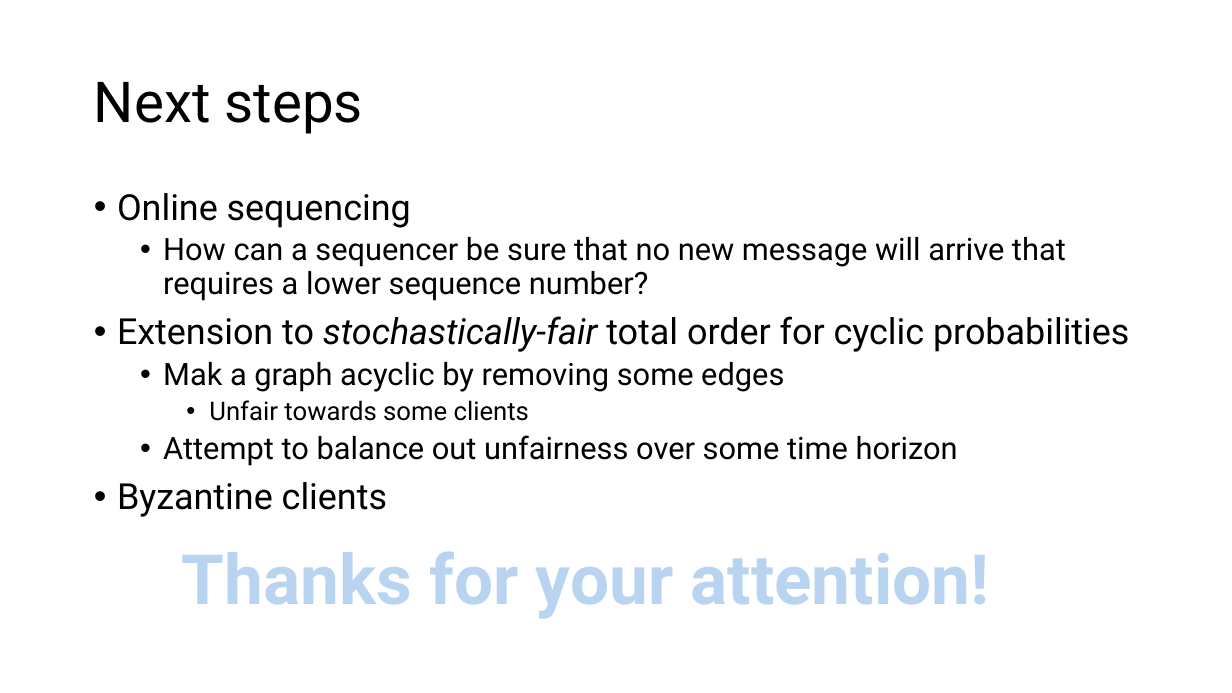
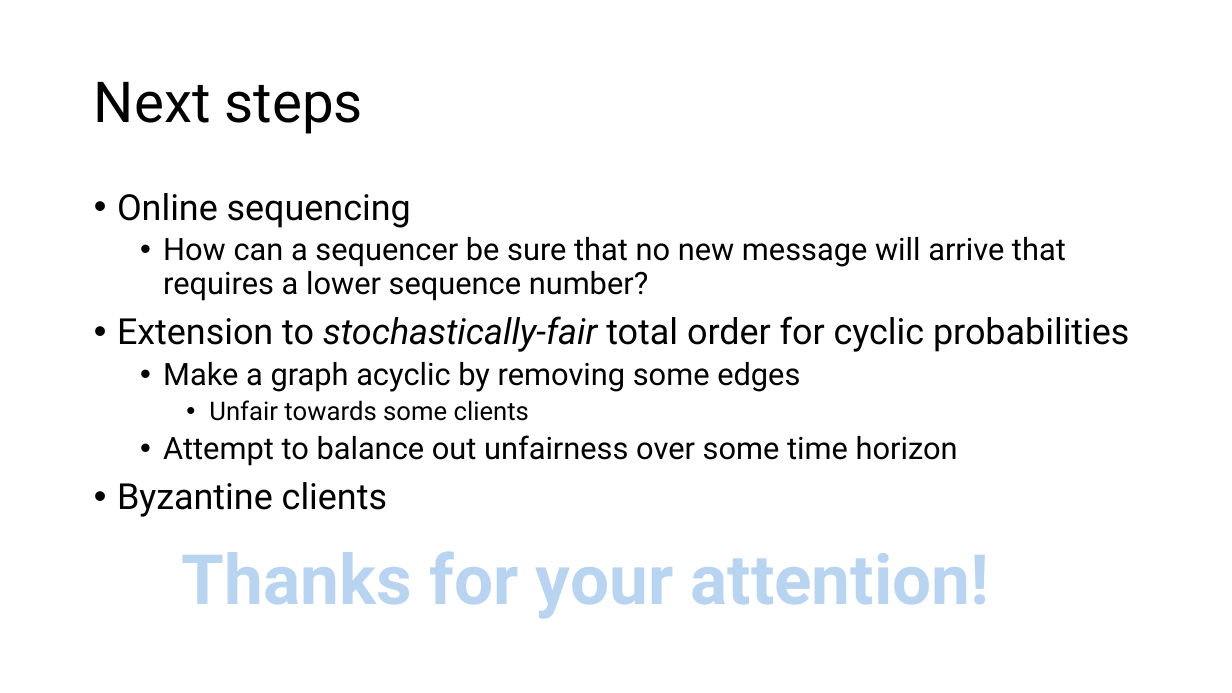
Before and after one commit to HaseebLUMS/Onyx-Presentation, a slide deck: slide 43 of tommy_hotnets_v2.pptx (slide 42 before the commit). Drawn at 1232x693 pixels with LibreOffice and Linux fonts; fonts in the diff are those of the drawing. Boxes give left, top, right and bottom in pixels: in the first picture for what was removed or moved away, otherwise in the second. Text is boxed around its words. In the diff, an @@ line names an element or a change of style, - is before the commit and + after.

```diff
--- a/tommy_hotnets_v2.pptx
+++ b/tommy_hotnets_v2.pptx
@@ text at bbox=[163, 362, 800, 392]: text changed @@
-  • Mak a graph acyclic by removing some edges
+  • Make a graph acyclic by removing some edges
```
Also in this commit, not shown: 10 other slides changed, 1 slide added.
